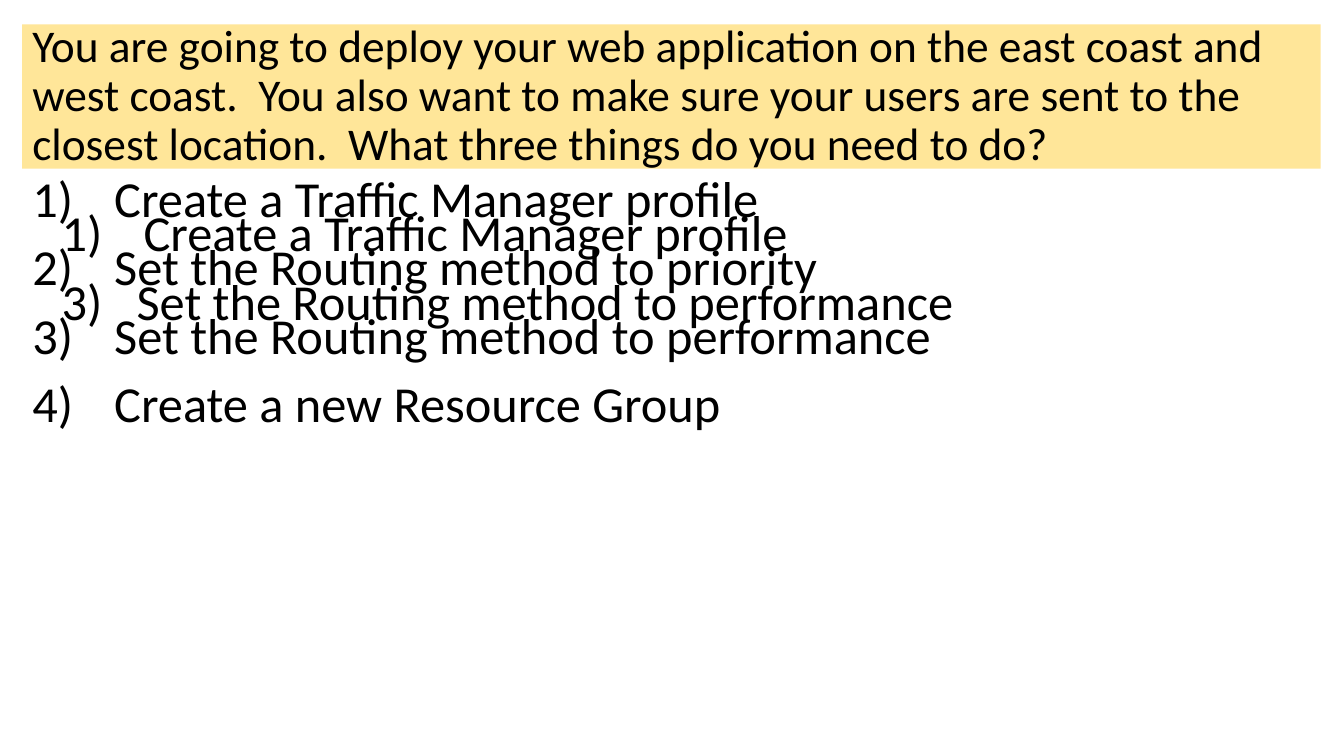
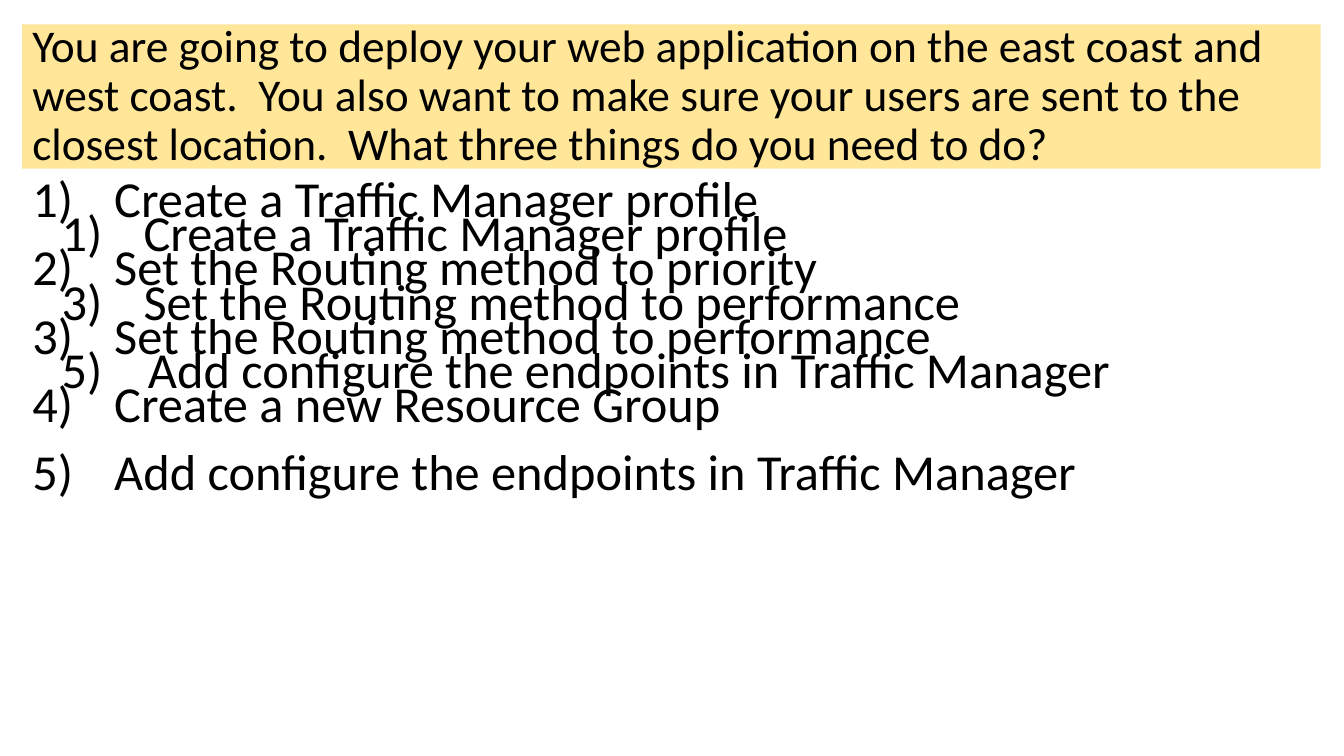
Before and after one commit to dstolts/70-534, a slide deck: slide 30 of Presentations/70-534-WebAndMobile.pptx. Drawn at 1344x756 pixels with LibreOffice and Linux fonts; fonts in the diff are those of the drawing. Boxes give left, top, right and bottom in pixels: in the first picture for what was removed or moved away, otherwise in the second. Text is boxed around its words. In the diff, an @@ line names an element or a change of style, - is before the commit and + after.

```diff
--- a/Presentations/70-534-WebAndMobile.pptx
+++ b/Presentations/70-534-WebAndMobile.pptx
@@ text at <box>32,312,1076,499</box>: text changed @@
-3) Set the Routing method to performance
+2) Set the Routing method to performance
+5) Add configure the endpoints in Traffic Manager
@@ text at <box>148,347,1110,400</box>: paragraph added @@
+5) Add configure the endpoints in Traffic Manager
```
Also in this commit, not shown: 6 other slides changed.
